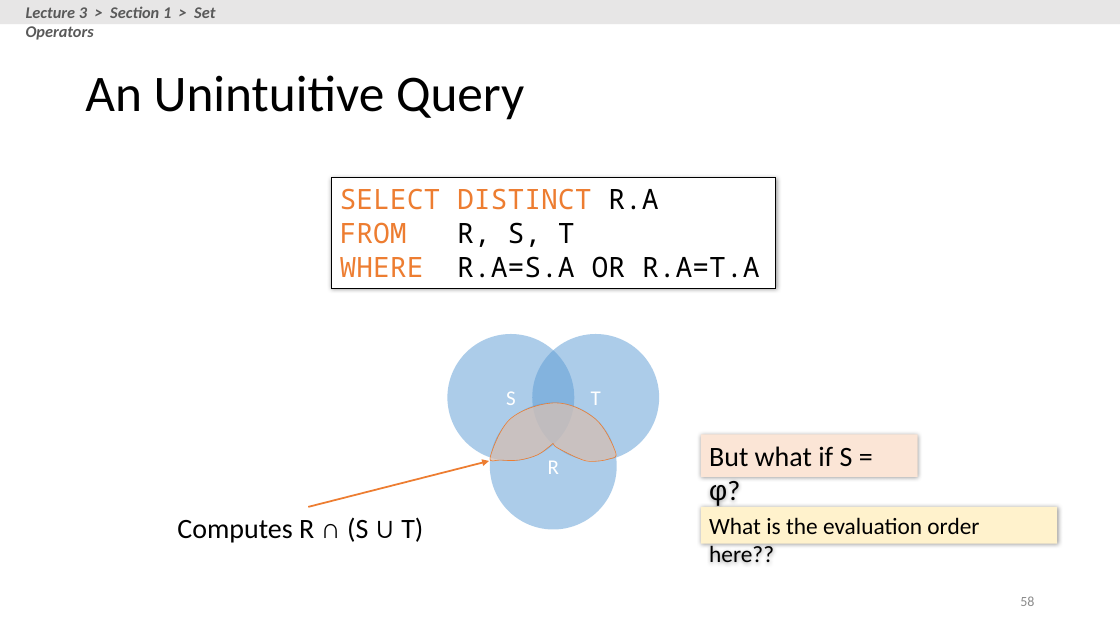
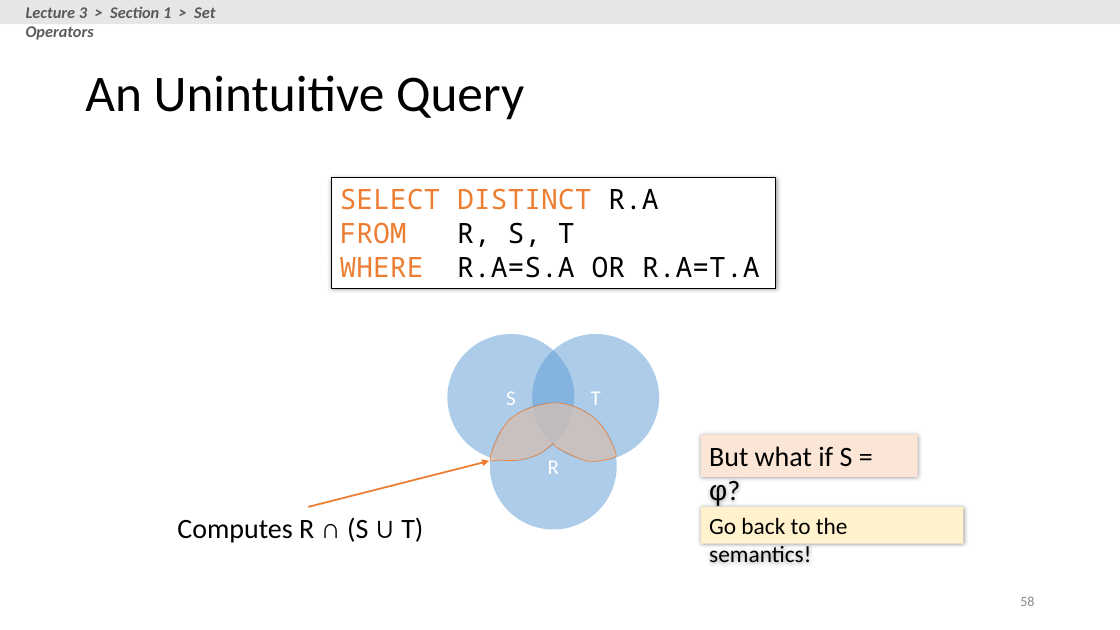
Before and after one commit to XIEQ/cs145-notebooks, a slide deck: slide 58 of lecture-2-3/Lecture_2_3_SQL.pptx. Drawn at 1120x630 pixels with LibreOffice and Linux fonts; fonts in the diff are those of the drawing. Boxes give left, top, right and bottom in pixels: in the first picture for what was removed or moved away, otherwise in the second. Text is boxed around its words. In the diff, an @@ line names an element or a change of style, - is before the commit and + after.

```diff
--- a/lecture-2-3/Lecture_2_3_SQL.pptx
+++ b/lecture-2-3/Lecture_2_3_SQL.pptx
@@ rectangle "Go back to the semantics!": place and size @@
-rectangle "Go back to the semantics!" at <box>701,507,1057,544</box>
+rectangle "Go back to the semantics!" at <box>701,507,964,544</box>
@@ text in rectangle at <box>709,517,848,563</box>: text changed @@
-What is the evaluation order here??
+Go back to the semantics!
```
Also in this commit, not shown: 5 other slides changed, 1 other file.
